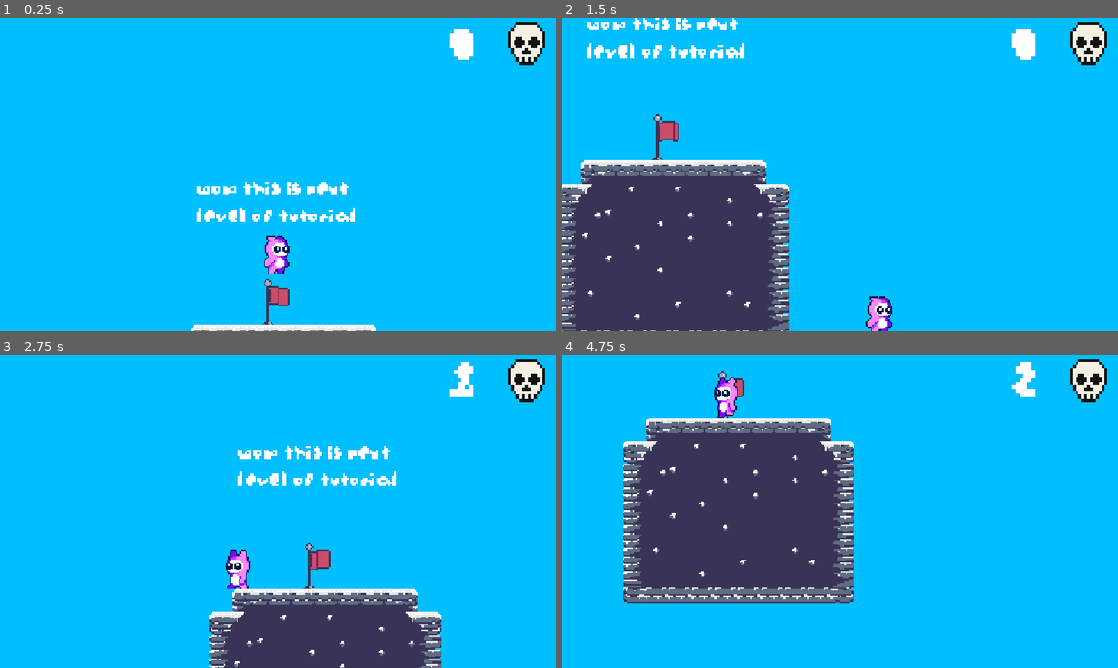
Above: before the commit, frames 1-4 (two rows, left to right).
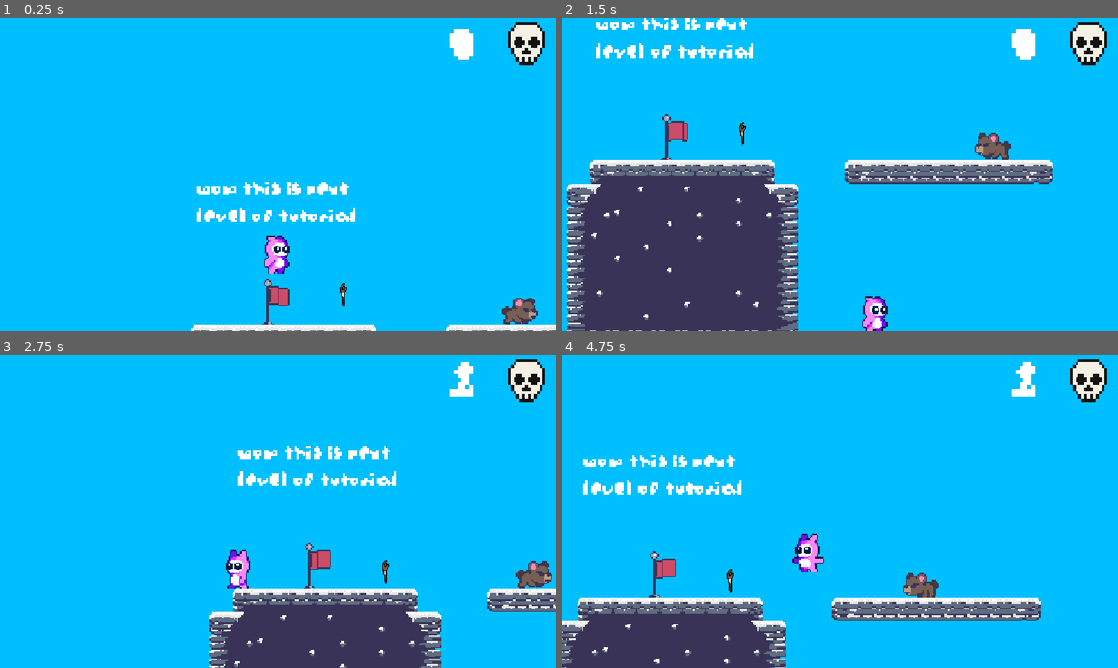
Above: after the commit, the same moments.

Repository: kocio07/Brackeys-game-jam
Game: Godot game, scene res://sceny/level_2.tscn
Two runs of this game, one before a commit and one after it. Both use one fixed random seed, a clock stepped at 60 frames per second and the inputs below. This scene is started directly instead of the project's main scene.
Inputs:
- Up to frame 1 (0.25 s): no input
- Up to frame 2 (1.5 s): hold D (right) from 0.53 s (still down); tap X (start) at 0.6 s; tap Space (jump) at 0.77, 0.8, 1.07, 1.35 s
- Up to frame 3 (2.75 s): tap Space (jump) at 1.52, 1.82, 2.3 s; tap X (start) at 1.55, 2.1 s; release D (right) at 2.03 s; hold A (left) from 2.03 s (still down)
- Up to frame 4 (4.75 s): release A (left) at 2.78 s; hold D (right) 2.78-4.28 s; tap X (start) at 2.85, 4.35 s; tap Space (jump) at 3.02, 3.32, 3.6, 3.77, 4.07, 4.52 s; hold A (left) from 4.28 s (still down)

The runs differ from the first frame. In frame 1, 0.8% of the frame differs, in the area x 61-100%, y 84-100%; in frame 2, 9.3%; in frame 3, 1.5%; in frame 4, 36%, in the area x 0-87%, y 2-100%.

Commit message:
Added new assets and wand with animation

Diff:
--- /dev/null
+++ b/nowy-projekt-gry/sceny/firts_wepon.gd
@@ -0,0 +1,14 @@
+extends Area2D
+
+@onready var animated_sprite: AnimatedSprite2D = $AnimatedSprite2D
+
+func _ready() -> void:
+	start_jumping()
+
+func start_jumping() -> void:
+	var base_y = animated_sprite.position.y
+
+	var tween = create_tween().set_loops()
+	tween.tween_property(animated_sprite, "position:y", base_y - 10, 0.2).set_trans(Tween.TRANS_SINE).set_ease(Tween.EASE_OUT)
+	tween.tween_property(animated_sprite, "position:y", base_y, 0.2).set_trans(Tween.TRANS_SINE).set_ease(Tween.EASE_IN)
+	tween.tween_interval(0.3)
--- a/nowy-projekt-gry/sceny/level_2.tscn
+++ b/nowy-projekt-gry/sceny/level_2.tscn
@@ -9,7 +9,10 @@
 [ext_resource type="Texture2D" uid="uid://d0ujw7vo81npb" path="res://assets/Rocky Roads/Deco/clouds.png" id="8_s4xxt"]
 [ext_resource type="PackedScene" uid="uid://cohsbpcu4rhms" path="res://sceny/gracz.tscn" id="9_nca4t"]
 [ext_resource type="FontFile" uid="uid://bcrp3l0uldjoy" path="res://assets/augiepixel.ttf" id="12_yvav6"]
+[ext_resource type="PackedScene" uid="uid://deanx3wosse4c" path="res://sceny/wrog_1.tscn" id="13_nca4t"]
+[ext_resource type="Script" uid="uid://5381bghkjoni" path="res://sceny/firts_wepon.gd" id="14_bpnmk"]
 [ext_resource type="PackedScene" uid="uid://d0b62vcx35get" path="res://sceny/killzone.tscn" id="14_s4xxt"]
+[ext_resource type="Texture2D" uid="uid://lm7b4crp0eak" path="res://assets/Medieval weapons pack/Wands/Wands-x6.png" id="14_sah3u"]
 [ext_resource type="PackedScene" uid="uid://c4wxqd7eix0ep" path="res://sceny/audio_stream_player_2d.tscn" id="15_bpnmk"]
 [ext_resource type="PackedScene" uid="uid://b35y6nixbafqb" path="res://sceny/checkpoint.tscn" id="15_sah3u"]
 
@@ -419,10 +422,28 @@
 [sub_resource type="LabelSettings" id="LabelSettings_nca4t"]
 font = ExtResource("12_yvav6")
 
+[sub_resource type="RectangleShape2D" id="RectangleShape2D_7mycb"]
+size = Vector2(8, 20)
+
+[sub_resource type="AtlasTexture" id="AtlasTexture_bpnmk"]
+atlas = ExtResource("14_sah3u")
+region = Rect2(0, 0, 94, 206)
+
+[sub_resource type="SpriteFrames" id="SpriteFrames_vtfqq"]
+animations = [{
+"frames": [{
+"duration": 1.0,
+"texture": SubResource("AtlasTexture_bpnmk")
+}],
+"loop": 1,
+"name": &"default",
+"speed": 5.0
+}]
+
 [node name="Level 2" type="Node2D" unique_id=1899524453]
 
 [node name="MainMap" type="TileMapLayer" parent="." unique_id=1686375280]
-tile_map_data = PackedByteArray("AAD+/wAABAADAAEAAAD//wAABAA …(1184 unchanged characters)… CAAQAAAADAAcABAADAAQAAAAEAAcABAAEAAQAAAA=")
+tile_map_data = PackedByteArray("AAD+/wAABAADAAEAAAD//wAABAA …(1184 unchanged characters)… CAAQAAAADAAcABAADAAQAAAAEAAcABAAEAAQAAAAJAAAABAAIAAMAAAAKAAAABAAIAAMAAAALAAAABAAIAAMAAAAMAAAABAAIAAMAAAANAAAABAAIAAMAAAAOAAAABAAIAAMAAAAPAAAABAAIAAMAAAAQAAAABAAJAAMAAAAIAAAABAAHAAMAAAA=")
 tile_set = SubResource("TileSet_mlreh")
 
 [node name="Gracz" parent="." unique_id=724449849 instance=ExtResource("9_nca4t")]
@@ -458,3 +479,21 @@
 text = "wow this is next
 level of tutorial"
 label_settings = SubResource("LabelSettings_nca4t")
+
+[node name="wrog 1" parent="." unique_id=1323484641 instance=ExtResource("13_nca4t")]
+position = Vector2(155.99997, -9.000004)
+rotation = -0.0015106201
+collision_layer = 1
+collision_mask = 1
+
+[node name="firts wepon" type="Area2D" parent="." unique_id=1232859742]
+script = ExtResource("14_bpnmk")
+
+[node name="CollisionShape2D" type="CollisionShape2D" parent="firts wepon" unique_id=1351529089]
+position = Vector2(57, -12)
+shape = SubResource("RectangleShape2D_7mycb")
+
+[node name="AnimatedSprite2D" type="AnimatedSprite2D" parent="firts wepon" unique_id=1806115402]
+position = Vector2(57.000004, -13.999999)
+scale = Vector2(0.11702126, 0.11702131)
+sprite_frames = SubResource("SpriteFrames_vtfqq")
Not shown, added: nowy-projekt-gry/assets/Medieval weapons pack/Read me.txt
Not shown, added: nowy-projekt-gry/assets/Medieval weapons pack/Shields/shields x6.png.import
Binary file added: nowy-projekt-gry/assets/Medieval weapons pack/Wands/Wands-original.png
Not shown, added: nowy-projekt-gry/assets/Medieval weapons pack/Wands/Wands-original.png.import
Not shown, added: nowy-projekt-gry/assets/Medieval weapons pack/Wands/Wands-x2.png.import
Binary file added: nowy-projekt-gry/assets/Medieval weapons pack/Wands/Wands-x4.png
Not shown, added: nowy-projekt-gry/assets/Medieval weapons pack/Wands/Wands-x4.png.import
Binary file added: nowy-projekt-gry/assets/Medieval weapons pack/Wands/Wands-x6.png
Not shown, added: nowy-projekt-gry/assets/Medieval weapons pack/Wands/Wands-x6.png.import
Not shown, added: nowy-projekt-gry/assets/Medieval weapons pack/bronze/bronze outline original.png.import
Not shown, added: nowy-projekt-gry/assets/Medieval weapons pack/bronze/bronze outline x2.png.import
Not shown, added: nowy-projekt-gry/assets/Medieval weapons pack/bronze/bronze outline x4.png.import
(and 21 more such lines)
